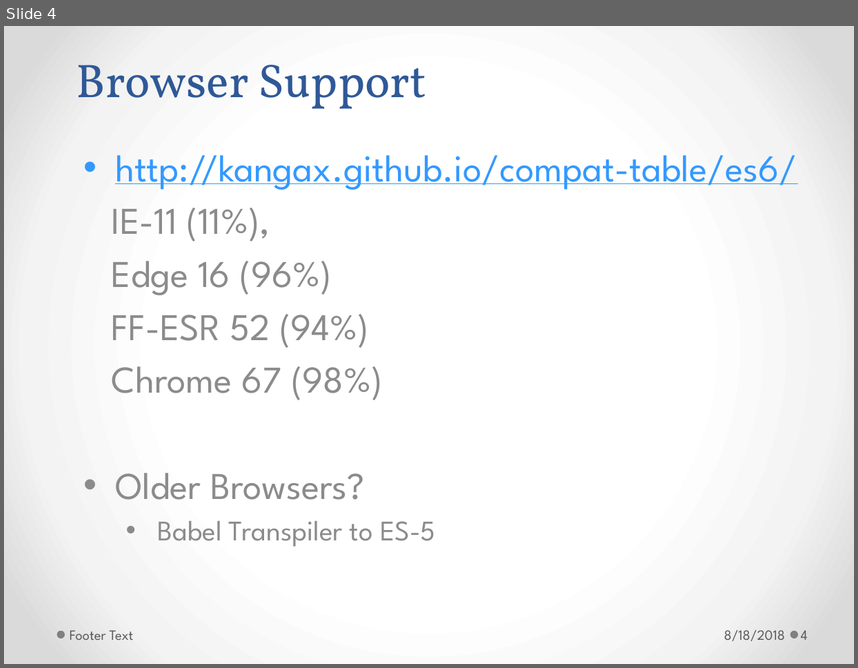
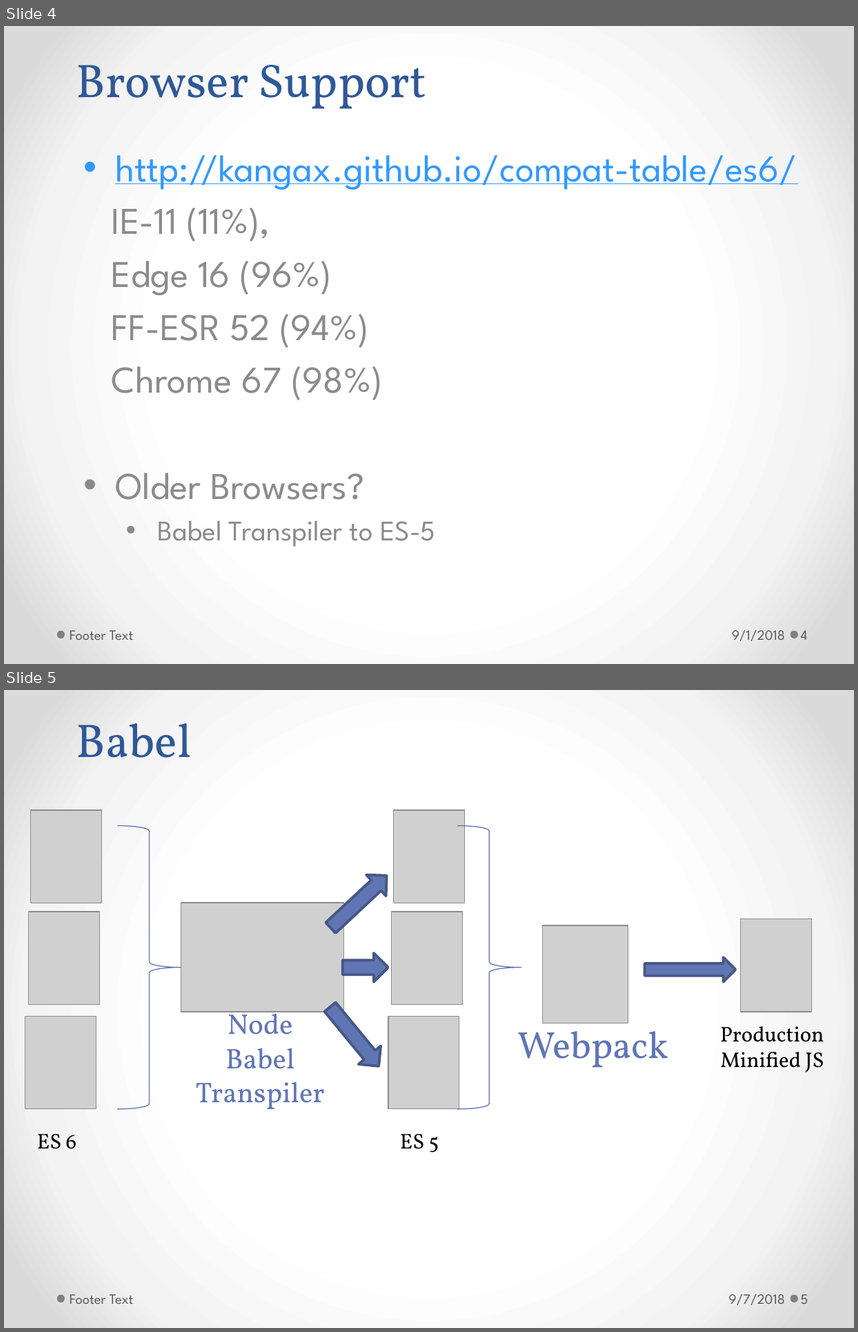
Before and after one commit to h-t-tran/brown, a slide deck: es6/es6.pptx. Shown one above the other, each under a label of ours: slide 4 before the commit, slides 4 and 5 after it. The pictures are 858x668 and 858x1332 pixels, drawn with LibreOffice and Linux fonts; fonts in the diff are those of the drawing; grey boxes stand for pictures. Boxes give left, top, right and bottom in pixels: in the first picture for what was removed or moved away, otherwise in the second. Text is boxed around its words. In the diff, an @@ line names an element or a change of style, - is before the commit and + after.

```diff
--- a/es6/es6.pptx
+++ b/es6/es6.pptx
@@ slide 5 added at (x1=4, y1=690, x2=854, y2=1328), background gradient #FFFFFF to #F4F4F4 to #DADADA; not listed: 2 template elements that a slide beside it also shows @@
@@ title added at (x1=76, y1=723, x2=192, y2=758), 40 pt, text #2F5897 @@
+Babel
@@ picture added at (x1=30, y1=810, x2=101, y2=903) @@
@@ picture added at (x1=393, y1=810, x2=464, y2=903) @@
@@ right brace added at (x1=117, y1=825, x2=181, y2=1108), outline #5C72B2 0.75 pt @@
@@ right brace added at (x1=457, y1=825, x2=521, y2=1108), outline #5C72B2 0.75 pt @@
@@ right arrow added at (x1=321, y1=865, x2=397, y2=938), fill #6076B4, outline #475785 2.25 pt @@
@@ picture added at (x1=29, y1=912, x2=99, y2=1005) @@
@@ picture added at (x1=181, y1=903, x2=344, y2=1012) @@
@@ picture added at (x1=392, y1=912, x2=462, y2=1005) @@
@@ picture added at (x1=542, y1=925, x2=628, y2=1023) @@
@@ picture added at (x1=741, y1=918, x2=811, y2=1012) @@
@@ right arrow added at (x1=342, y1=953, x2=388, y2=982), fill #6076B4, outline #475785 2.25 pt @@
@@ right arrow added at (x1=645, y1=957, x2=736, y2=982), fill #6076B4, outline #475785 2.25 pt @@
@@ right arrow added at (x1=319, y1=997, x2=390, y2=1075), fill #6076B4, outline #475785 2.25 pt @@
@@ picture added at (x1=25, y1=1016, x2=96, y2=1108) @@
@@ text added at (x1=196, y1=1007, x2=325, y2=1109), 24 pt, text #6076B4 @@
+Node
+Babel
+Transpiler
@@ picture added at (x1=388, y1=1016, x2=459, y2=1108) @@
@@ text added at (x1=518, y1=1021, x2=668, y2=1067), 32 pt, text #6076B4 @@
+Webpack
@@ text added at (x1=720, y1=1026, x2=824, y2=1072), 18 pt, text #000000 @@
+Production
+Minified JS
@@ text added at (x1=37, y1=1134, x2=77, y2=1149), 18 pt, text #000000 @@
+ES 6
@@ text added at (x1=400, y1=1134, x2=439, y2=1152), 18 pt, text #000000 @@
+ES 5
@@ text added at (x1=70, y1=1294, x2=134, y2=1303), 12 pt, text #595959 @@
+Footer Text
@@ text added at (x1=728, y1=1294, x2=785, y2=1305), 12 pt, text #595959 @@
+9/7/2018
@@ page number added at (x1=801, y1=1294, x2=809, y2=1303), 12 pt, text #595959 @@
+5
@@ slide 4 changed as well @@
@@ text at (x1=732, y1=630, x2=785, y2=641): text changed @@
-8/18/2018
+9/1/2018
```
Also in this commit, not shown: 13 other slides changed, 6 other files.
